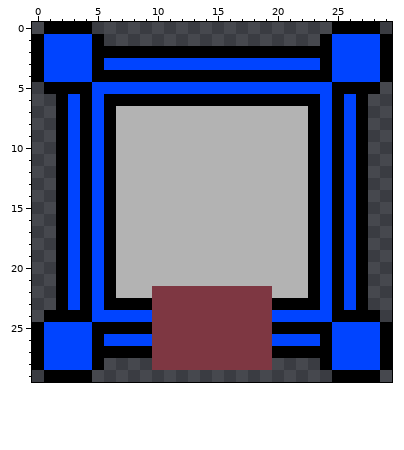
Two versions of one pixel-art sprite, Dukes Of The Realm/resources/sprites/castles/castle_0.png. The picture above was drawn from the file before the commit.
The file is 30x30 pixels.
After the commit:
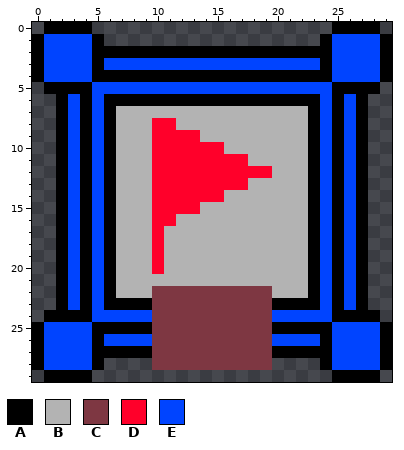
Palette (. is transparent): A #000000  B #b3b3b3  C #7e3742  D #ff002a  E #0044ff
Edits made:
y 8: x 10..11 BB -> DD
y 9: x 10..13 BBBB -> DDDD
y 10: x 10..15 BBBBBB -> DDDDDD
y 11: x 10..17 BBBBBBBB -> DDDDDDDD
y 12: x 10..19 BBBBBBBBBB -> DDDDDDDDDD
y 13: x 10..17 BBBBBBBB -> DDDDDDDD
y 14: x 10..15 BBBBBB -> DDDDDD
y 15: x 10..13 BBBB -> DDDD
y 16: x 10..11 BB -> DD
y 17..20: x 10 B -> D
Pixel boxes of the changes (left, top, right, bottom) in both pictures:
changed: (152, 118, 272, 274)
